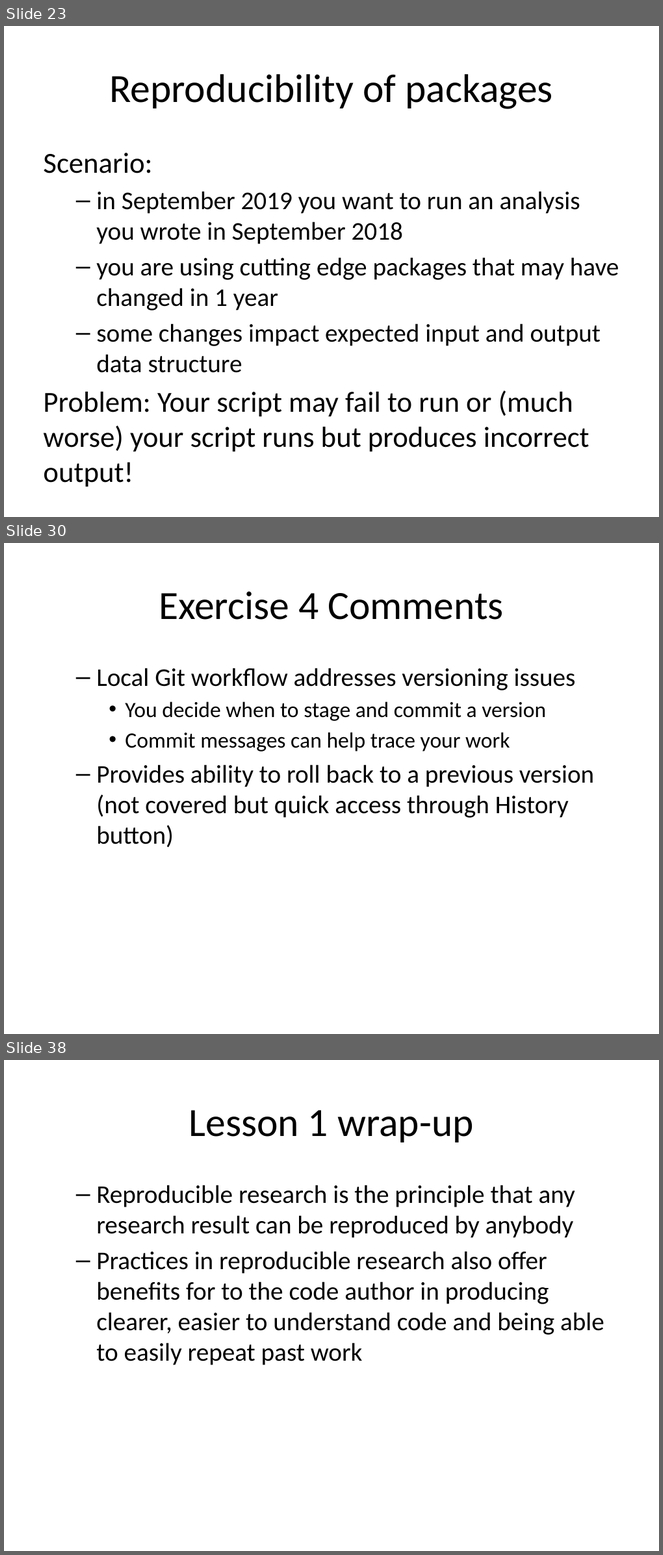
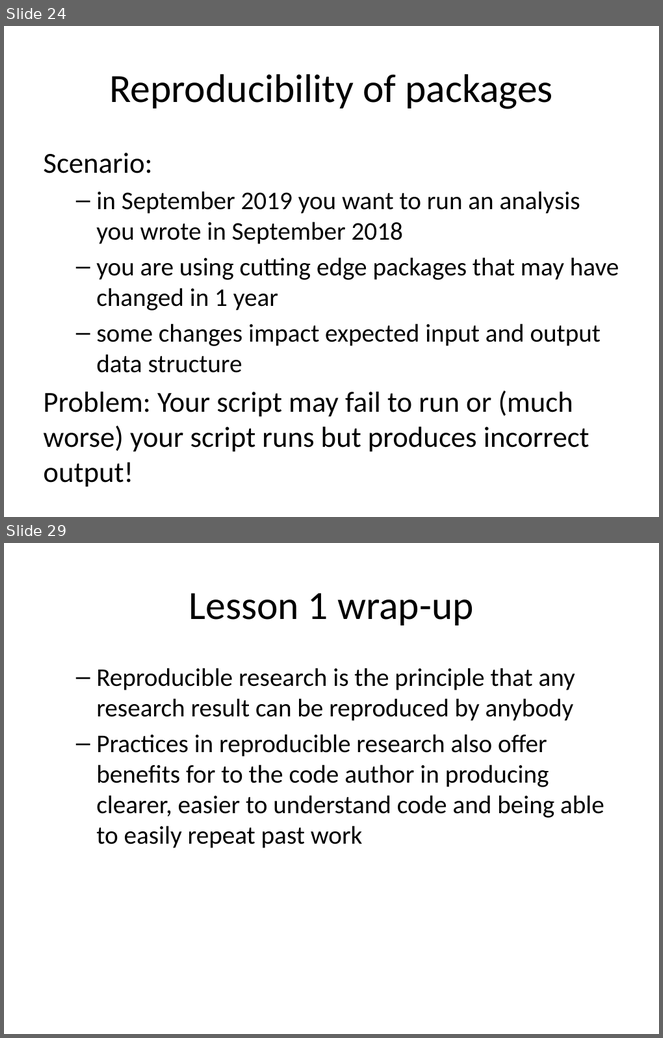
Before and after one commit to pcmathias/MSACL-intermediate-R-course, a slide deck: slides/01---Reproducible-Research.pptx. Shown one above the other, each under a label of ours: slides 23, 30 and 38 before the commit, slides 24 and 29 after it; the slides between them are not shown. The pictures are 663x1555 and 663x1038 pixels, drawn with LibreOffice and Linux fonts; fonts in the diff are those of the drawing. Boxes give left, top, right and bottom in pixels: in the first picture for what was removed or moved away, otherwise in the second. Text is boxed around its words. In the diff, an @@ line names an element or a change of style, - is before the commit and + after.

```diff
--- a/slides/01---Reproducible-Research.pptx
+++ b/slides/01---Reproducible-Research.pptx
@@ slide 30 removed at (4, 543, 659, 1034), background #FFFFFF @@
@@ title removed at (159, 591, 504, 620) @@
-Exercise 4 Comments
@@ text removed at (96, 668, 594, 848) @@
-  – Local Git workflow addresses versioning issues
-    • You decide when to stage and commit a version
-    • Commit messages can help trace your work
-  – Provides ability to roll back to a previous version (not covered but quick access through History button)
@@ what was slide 23 is now slide 24 @@
@@ what was slide 38 is now slide 29 @@
```
Also in this commit, not shown: 11 slides changed, 6 slides added, 14 other slides removed, 5 other files.
